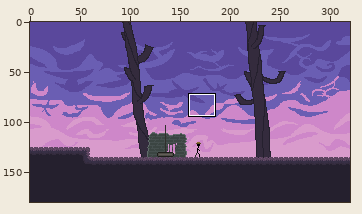
A pixel-art file gets an edit: Assets/Graphics/Sketches/sketch.ase. Above, an overview of the earlier version with the close-up marked.
Close-up. Before the commit:
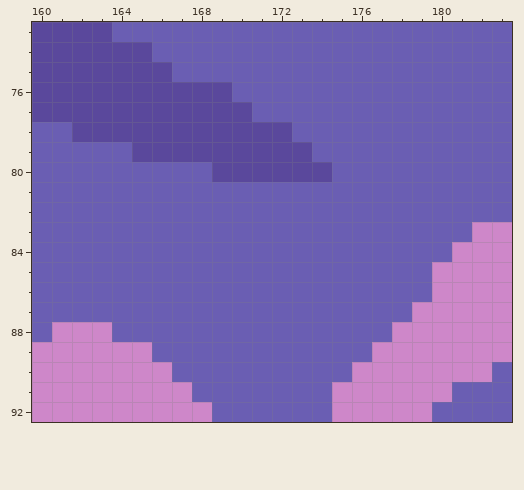
320x180 pixels, 1 frame. Colours within 5 levels of each other are drawn and written as one. Shown: x 160..183, y 73..92. The commit also changed other parts of the picture, which this record leaves out.
The same view after the edit:
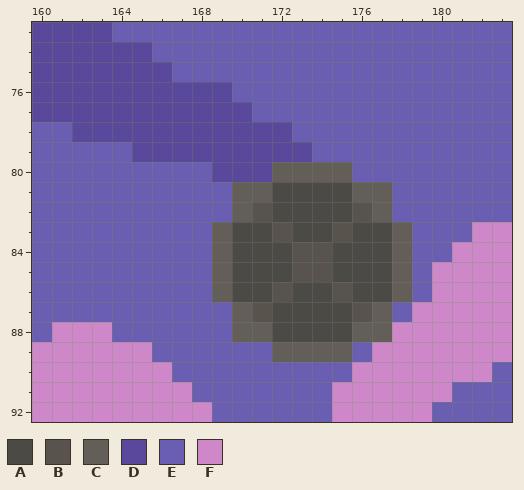
Palette (. is transparent): A #4c4a45  B #58534c  C #635f58  D #5a489c  E #6a5eb3  F #ce87c9
The exact change:
Layer "stuff":
y 80: x 172..175 DDDE -> CCCC
y 81: x 170..177 EEEEEEEE -> CCAAAACC
y 82: x 170..177 EEEEEEEE -> CBAAAABC
y 83: x 169..178 EEEEEEEEEE -> CAABAABAAC
y 84..85: x 169..178 EEEEEEEEEE -> CAAABBAAAC
y 86: x 169..178 EEEEEEEEEE -> CAABAABAAC
y 87: x 170..177 EEEEEEEE -> CBAAAABC
y 88: x 170..177 EEEEEEEE -> CCAAAACC
y 89: x 172..175 EEEE -> CCCC
